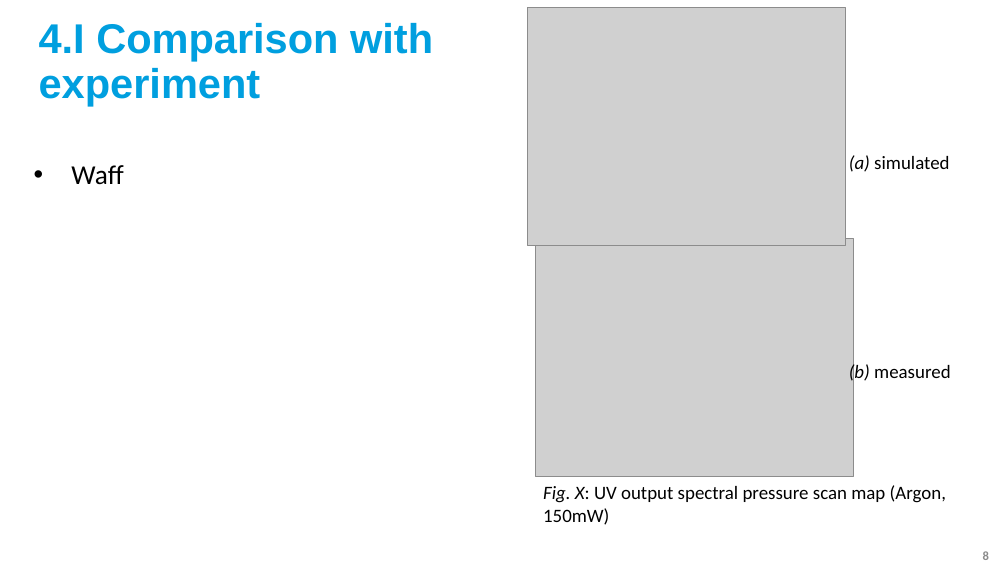
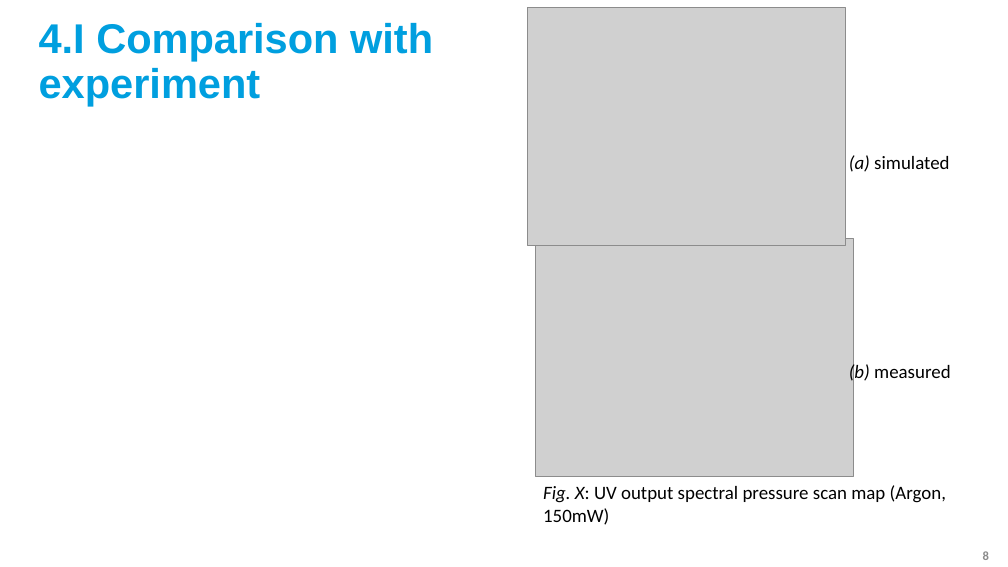
Before and after one commit to david-f-amorim/Simulating-THG-of-few-femtosecond-pulses-in-a-noble-gas-, a slide deck: slide 8 of presentations/DESY - Final Presentation (fixed).pptx. Drawn at 1008x567 pixels with LibreOffice and Linux fonts; fonts in the diff are those of the drawing; grey boxes stand for pictures; background and template pictures are left out. Boxes give left, top, right and bottom in pixels: in the first picture for what was removed or moved away, otherwise in the second. Text is boxed around its words. In the diff, an @@ line names an element or a change of style, - is before the commit and + after.

```diff
--- a/presentations/DESY - Final Presentation (fixed).pptx
+++ b/presentations/DESY - Final Presentation (fixed).pptx
@@ text removed at <box>71,165,123,185</box> @@
-• Waff
```
Also in this commit, not shown: 10 other slides changed, 1 slide removed, 59 other files.
